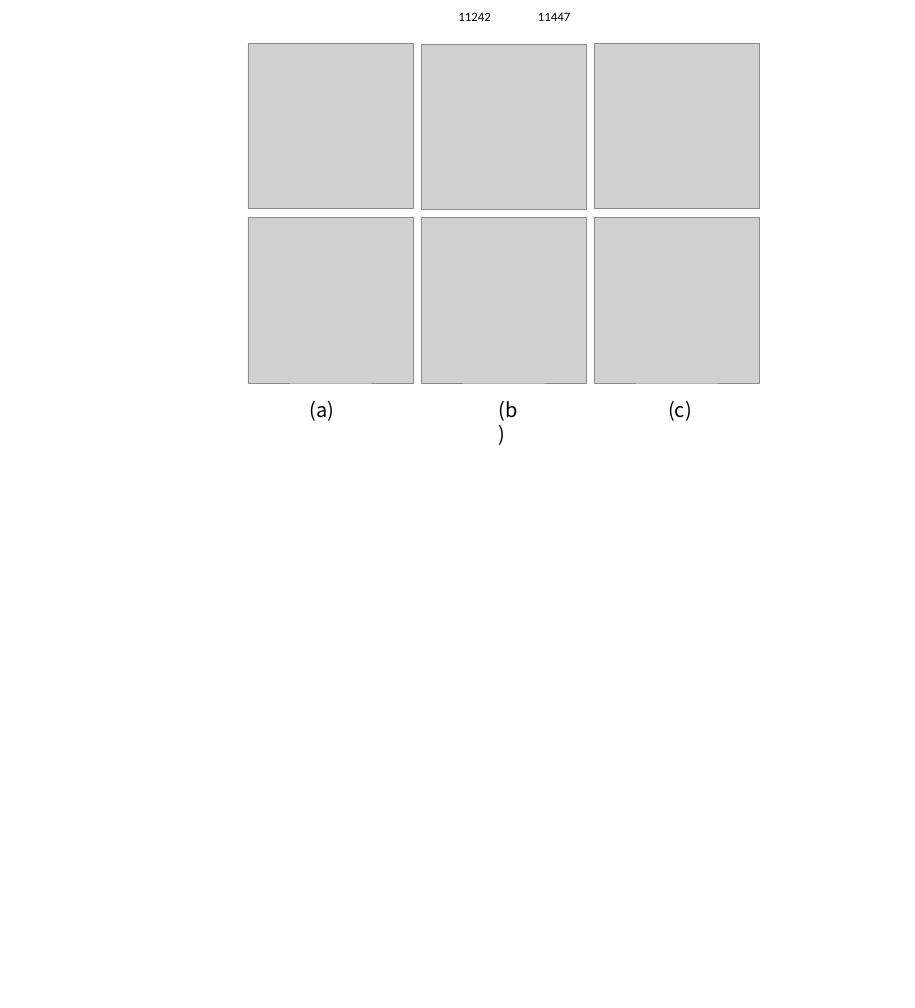
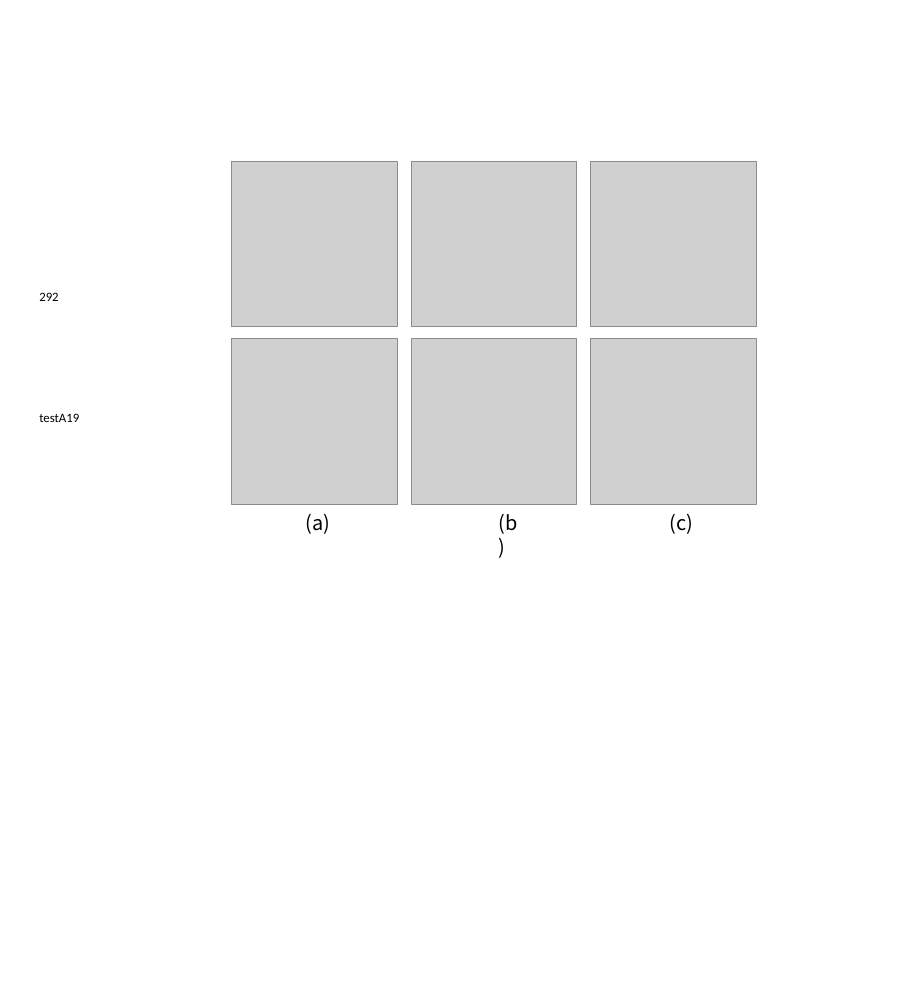
Before and after one commit to mboboUSTC/SCNN, a slide deck: slide 1 of paper/figures/FigImg/FigImg.pptx. Drawn at 915x1008 pixels with LibreOffice and Linux fonts; fonts in the diff are those of the drawing; grey boxes stand for pictures. Boxes give left, top, right and bottom in pixels: in the first picture for what was removed or moved away, otherwise in the second. Text is boxed around its words. In the diff, an @@ line names an element or a change of style, - is before the commit and + after.

```diff
--- a/paper/figures/FigImg/FigImg.pptx
+++ b/paper/figures/FigImg/FigImg.pptx
@@ text removed at box(458, 12, 490, 21) @@
-11242
@@ text removed at box(538, 12, 570, 21) @@
-11447
@@ picture removed at box(248, 43, 413, 208) @@
@@ picture removed at box(421, 45, 586, 210) @@
@@ picture removed at box(594, 43, 759, 208) @@
@@ picture added at box(232, 161, 397, 326) @@
@@ picture added at box(411, 161, 576, 326) @@
@@ picture added at box(591, 161, 756, 326) @@
@@ picture removed at box(248, 217, 413, 383) @@
@@ picture removed at box(421, 217, 586, 383) @@
@@ picture removed at box(594, 217, 759, 383) @@
@@ text added at box(39, 292, 58, 301), 18 pt, text #000000 @@
+292
@@ picture added at box(232, 339, 397, 504) @@
@@ picture added at box(411, 339, 576, 504) @@
@@ picture added at box(591, 339, 756, 504) @@
@@ text added at box(39, 413, 79, 422), 18 pt, text #000000 @@
+testA19
@@ text "(a)": place and size @@
-text "(a)" at box(309, 401, 334, 421)
+text "(a)" at box(305, 514, 330, 534)
@@ text "(b)": place and size @@
-text "(b)" at box(498, 401, 517, 421)
+text "(b)" at box(498, 514, 517, 534)
@@ text "(c)": place and size @@
-text "(c)" at box(668, 401, 692, 421)
+text "(c)" at box(670, 514, 694, 534)
```
Also in this commit, not shown: 31 other files.
